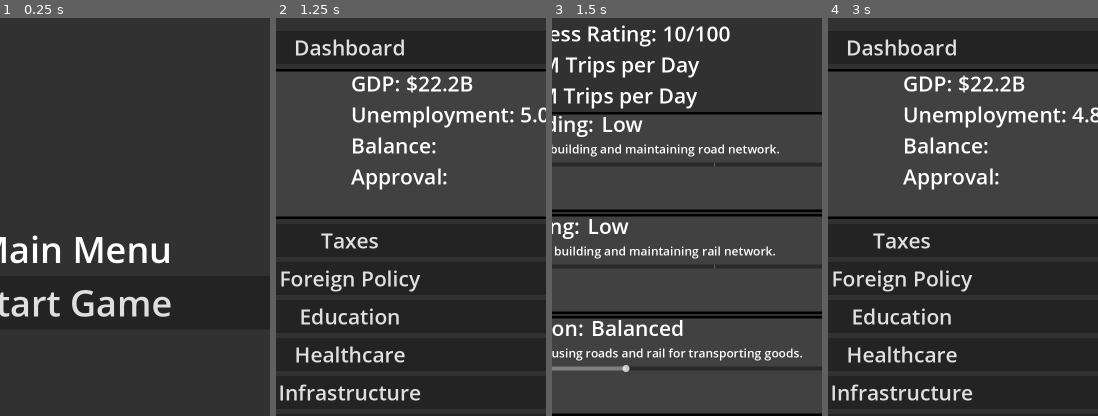
Above: before the commit, frames 1-4 (left to right).
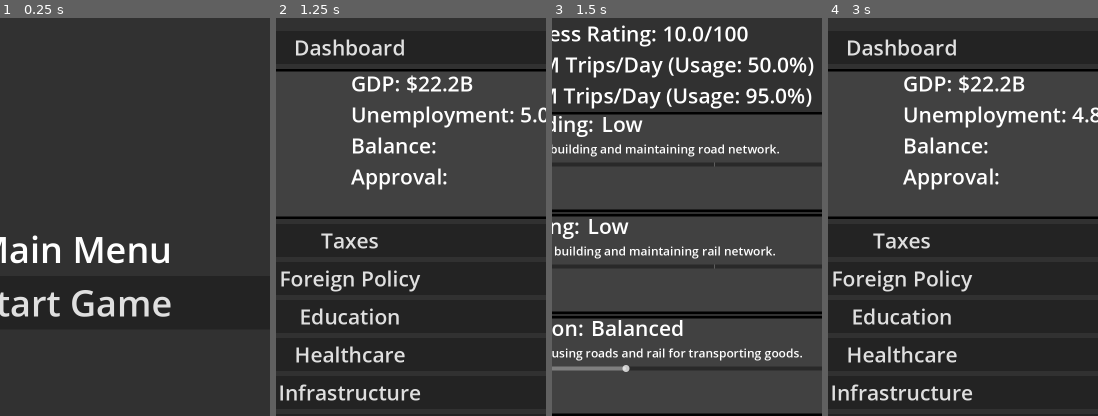
Above: after the commit, the same moments.

Repository: 7dylan7anderson7/Nationstate
Game: Godot game, scene res://scenes/MainMenu.tscn
Same seed, same stepped clock (60 frames per second), same inputs: the game is played once before the commit and once after it.
Inputs:
- Up to frame 1 (0.25 s): no input
- Up to frame 2 (1.25 s): click "Start Game" at 0.5 s
- Up to frame 3 (1.5 s): click "Infrastructure" at 1.25 s
- Up to frame 4 (3 s): click "Set Policy" at 2 s; click "Next Quarter" at 2.75 s
The pictures show only the part of the screen within x 36-86%, y 17-67%; the shares and areas given below are measured in that part.

Frames 1-2 are identical in both runs. In frame 3, 3.6% of the frame differs, in the area x 22-98%, y 2-23%; in frame 4, nothing differs.

Commit message:
Claude generated modifications to InfrastructureSystem and InfrastructureControls

Diff:
--- a/project/scenes/Main.tscn
+++ b/project/scenes/Main.tscn
@@ -10,7 +10,7 @@
 border_width_bottom = 5
 border_color = Color(0, 0, 0, 1)
 
-[node name="Control" type="Control"]
+[node name="Control2" type="Control"]
 layout_mode = 3
 anchors_preset = 15
 anchor_right = 1.0
--- a/project/scripts/InfrastructureControls.gd
+++ b/project/scripts/InfrastructureControls.gd
@@ -22,6 +22,10 @@
 @onready var pt_description_label: Label = $VBoxContainer/PublicTransportPanel/VBoxContainer2/PTDescriptionLabel
 @onready var pt_name_label: Label = $VBoxContainer/PublicTransportPanel/VBoxContainer2/HBoxContainer2/PTNameLabel
 
+#Transport access and urbanization labels
+@onready var transport_access_label: Label = $VBoxContainer/TransportAccessLabel
+@onready var urbanization_label: Label = $VBoxContainer/UrbanizationLabel
+
 #Dictionary for road funding policies
 const RoadPolicies = [
 	{
@@ -108,6 +112,27 @@
 		"description": "Public transportation is funded to extent that infrastructure allows.",
 	}
 ]
+
+#Function for updating all dynamic labels
+func update_all_labels():
+	road_network_label.text = "Road Capacity: %sM Trips/Day (Usage: %s%%)" % [
+		snapped(InfrastructureSystem.road_network, 0.1),
+		snapped(InfrastructureSystem.road_usage, 0.1)
+	]
+	rail_network_label.text = "Rail Capacity: %sM Trips/Day (Usage: %s%%)" % [
+		snapped(InfrastructureSystem.rail_network, 0.1),
+		snapped(InfrastructureSystem.rail_usage, 0.1)
+	]
+	transport_access_label.text = "Transportation Access Rating: %s/100" % [
+		snapped(InfrastructureSystem.transport_access, 0.1)
+	]
+
+	# Add urbanization label if it exists
+	if urbanization_label:
+		urbanization_label.text = "Urbanization: %s%% Urban / %s%% Suburban" % [
+			snapped(InfrastructureSystem.urban_dict["urban"], 0.1),
+			snapped(InfrastructureSystem.urban_dict["suburban"], 0.1)
+		]
 
 #Function for updating road funding policy
 func update_road(value: int):
@@ -118,7 +143,7 @@
 	GameState.road_policy = roadpolicy
 	InfrastructureSystem.road_funding = value
 	road_slider.value = value
-	road_network_label.text = "Road Capacity: %sM Trips per Day" % [snapped(InfrastructureSystem.road_network, 0.1)]
+	update_all_labels()
 
 #Function for updating rail funding policy
 func update_rail(value: int):
@@ -129,7 +154,7 @@
 	GameState.rail_policy = railpolicy
 	InfrastructureSystem.rail_funding = value
 	rail_slider.value = value
-	rail_network_label.text = "Rail Capacity: %sM Trips per Day" % [snapped(InfrastructureSystem.rail_network, 0.1)]
+	update_all_labels()
 
 #Function for updating goods transportation preferrence policy
 func update_goods(value: int):
@@ -161,6 +186,7 @@
 	GameState.pt_policy = ptpolicy
 	InfrastructureSystem.pt_funding = value
 	pt_slider.value = value
+	update_all_labels()
 
 func _on_road_h_slider_value_changed(value: float) -> void:
 	update_road(value)
@@ -180,6 +206,7 @@
 	update_rail(GameState.rail_policy_index)
 	update_goods(GameState.goods_policy_index)
 	update_pt(GameState.pt_policy_index)
+	update_all_labels()
 
 func _on_set_infrastructure_policy_button_pressed() -> void:
 	get_tree().change_scene_to_file("res://scenes/Main.tscn")
--- a/project/scripts/systems/InfrastructureSystem.gd
+++ b/project/scripts/systems/InfrastructureSystem.gd
@@ -17,17 +17,27 @@
 
 #Citizen transportation variables
 var pt_funding: float = 2
+var citizen_walking_trips: float = 0 #Trips citizens make by walking (millions per day)
+var citizen_pt_trips: float = 0 #Trips citizens make via public transit (millions per day)
+var citizen_road_trips: float = 0 #Trips citizens make via personal vehicles on roads (millions per day)
+var citizen_rail_trips: float = 0 #Trips citizens make via rail (millions per day)
+var forced_walking_trips: float = 0 #Trips where citizens are forced to walk due to lack of infrastructure
 
 #Goods transportation variables
 var prefer_balanced: bool = true #Transportation is decided based on availablility
 var prefer_roads: bool = false #Roads are preferred for goods transportation
 var prefer_rail: bool = false #Rail is preferred for goods transportation
+var goods_road_trips: float = 0 #Goods trips via road (millions per day)
+var goods_rail_trips: float = 0 #Goods trips via rail (millions per day)
+
+#Urbanization target for gradual changes
+var urbanization_target: float = 90
 
 #Calculates citizen and goods transportation demand based on wealth and population
 #Demand is stored in millions of trips per day
 func calculate_transport_demand():
 	#Citizen transport demand is equalivalent to 4 trips per day per citizen scaled based on GDP per capita
-	citizen_transport_demand = 4* (EconomySystem.population) * ((EconomySystem.percapita_GDP)/10)
+	citizen_transport_demand = 4 * (EconomySystem.population) * ((EconomySystem.percapita_GDP)/10)
 	#Goods transport demand is equalivalent to 2 goods deliveries per day per citizen scaled based on GDP per capita
 	goods_transport_demand = 2 * (EconomySystem.population) * ((EconomySystem.percapita_GDP)/10)
 
@@ -43,19 +53,15 @@
 			road_network = road_network - (0.05 * (road_network/5)) #Slow infrastructure loss over time scaled to infrastructure size
 		else:
 			road_network = 0
-	elif rail_funding == 2:
+	elif road_funding == 2:
 		road_network = road_network + (0.05 * (EconomySystem.percapita_GDP / 10)) #Develops infrastructure over time scaled to wealth
 	elif road_funding == 3:
 		road_network = road_network + (0.1 * (EconomySystem.percapita_GDP / 10))
 	else:
 		road_network = road_network + (0.15 * (EconomySystem.percapita_GDP / 10))
 
-#Function calculates road trips and road network usage
-func calculate_road_usage():
-	pass
-
 #Function calculates rail network capacity
-#Rail infrastructure is lesss expensive to build and maintain than road infrastrucutre leading to slower decay and faster development
+#Rail infrastructure is less expensive to build and maintain than road infrastructure leading to slower decay and faster development
 func calculate_rail_network():
 	if rail_funding == 0:
 		if rail_network > 0:
@@ -74,31 +80,183 @@
 	else:
 		rail_network = rail_network + (0.3 * (EconomySystem.percapita_GDP / 10))
 
-#Function calculates rail trips and rail network usage
+#Function distributes citizen trips across different transport modes
+func distribute_citizen_trips():
+	var urban_population = EconomySystem.population * (urban_dict["urban"] / 100.0)
+	var suburban_population = EconomySystem.population * (urban_dict["suburban"] / 100.0)
+
+	var urban_trips = 4 * urban_population * ((EconomySystem.percapita_GDP)/10)
+	var suburban_trips = 4 * suburban_population * ((EconomySystem.percapita_GDP)/10)
+
+	# Urban trips distribution
+	var urban_walking = urban_trips * 0.2  # 20% of urban trips are walking by choice
+	var urban_remaining = urban_trips * 0.8
+
+	# Calculate public transit capacity for urban areas
+	var pt_effectiveness = get_pt_effectiveness()
+	var urban_pt_capacity = urban_remaining * pt_effectiveness * 0.8  # Up to 80% can use PT if well funded
+	var urban_pt_trips = min(urban_pt_capacity, urban_remaining)
+	urban_remaining -= urban_pt_trips
+
+	# Remaining urban trips need road infrastructure (cars) - if not available, forced to walk
+	var urban_road_capacity_available = max(0, road_network - goods_road_trips)
+	var urban_road_trips = min(urban_remaining, urban_road_capacity_available)
+	var urban_forced_walking = urban_remaining - urban_road_trips
+
+	# Suburban trips distribution
+	var suburban_walking = suburban_trips * 0.1  # 10% want to walk but can't (unmet demand)
+	var suburban_remaining = suburban_trips * 0.9
+
+	# Public transit for suburban areas (up to 40% if well funded)
+	var suburban_pt_capacity = suburban_remaining * pt_effectiveness * 0.4
+	var suburban_pt_trips = min(suburban_pt_capacity, suburban_remaining)
+	suburban_remaining -= suburban_pt_trips
+
+	# Remaining suburban trips use roads
+	var suburban_road_capacity_available = max(0, road_network - goods_road_trips - urban_road_trips)
+	var suburban_road_trips = min(suburban_remaining, suburban_road_capacity_available)
+	var suburban_forced_walking = suburban_remaining - suburban_road_trips
+
+	# Aggregate totals
+	citizen_walking_trips = urban_walking
+	citizen_pt_trips = urban_pt_trips + suburban_pt_trips
+	citizen_road_trips = urban_road_trips + suburban_road_trips
+	forced_walking_trips = urban_forced_walking + suburban_forced_walking + suburban_walking
+	citizen_rail_trips = 0  # Citizens use rail through PT, not directly
+
+#Function distributes goods trips across road and rail networks
+func distribute_goods_trips():
+	var urban_population_pct = urban_dict["urban"] / 100.0
+	var suburban_population_pct = urban_dict["suburban"] / 100.0
+
+	var urban_goods = goods_transport_demand * urban_population_pct
+	var suburban_goods = goods_transport_demand * suburban_population_pct
+
+	# Natural preferences: urban areas prefer rail, suburban prefers road
+	var natural_rail_demand = urban_goods
+	var natural_road_demand = suburban_goods
+
+	# Apply player preferences (75% shift if preferred)
+	if prefer_rail:
+		# Shift 75% of road demand to rail
+		var shift_amount = natural_road_demand * 0.75
+		natural_rail_demand += shift_amount
+		natural_road_demand -= shift_amount
+	elif prefer_roads:
+		# Shift 75% of rail demand to road
+		var shift_amount = natural_rail_demand * 0.75
+		natural_road_demand += shift_amount
+		natural_rail_demand -= shift_amount
+	# If prefer_balanced, use natural distribution
+
+	# Allocate based on available capacity
+	var available_rail = max(0, rail_network - citizen_pt_trips)  # PT uses rail capacity
+	var available_road = max(0, road_network - citizen_road_trips)
+
+	# Try to meet rail demand first
+	goods_rail_trips = min(natural_rail_demand, available_rail)
+	var rail_overflow = natural_rail_demand - goods_rail_trips
+
+	# Then meet road demand + any rail overflow
+	goods_road_trips = min(natural_road_demand + rail_overflow, available_road)
+
+	# Any unmet goods demand reduces economic efficiency (handled in GDP modifier later)
+
+#Function calculates road and rail network usage percentages
+func calculate_road_usage():
+	var total_road_trips = citizen_road_trips + goods_road_trips
+	if road_network > 0:
+		road_usage = (total_road_trips / road_network) * 100
+	else:
+		road_usage = 0
+
 func calculate_rail_usage():
-	pass
+	var total_rail_trips = citizen_pt_trips + goods_rail_trips
+	if rail_network > 0:
+		rail_usage = (total_rail_trips / rail_network) * 100
+	else:
+		rail_usage = 0
+
+#Helper function to determine public transit effectiveness based on funding
+func get_pt_effectiveness() -> float:
+	match pt_funding:
+		0:  # Minimal - no PT available
+			return 0.0
+		1:  # Low - only essential services
+			return 0.3
+		2:  # Moderate - meets current demand
+			return 0.7
+		3:  # High - above demand
+			return 0.9
+		4:  # Maximum - extensive coverage
+			return 1.0
+	return 0.7  # Default to moderate
 
 #Function adjusts urbanization levels within cities
 #Urbanization is dependent on road network, rail network, and public transportation
 func modify_urbanization():
-	pass
-
-#Function calculates transportation access
-#Takes into account goods and citizen transportation
-func calculate_tranport_access():
-	pass
+	# Calculate infrastructure ratio (rail+PT vs roads)
+	var pt_effectiveness = get_pt_effectiveness()
+	var rail_score = rail_network * (1 + pt_effectiveness)  # PT makes rail more attractive
+	var road_score = road_network
+
+	# Determine target urbanization based on infrastructure
+	if rail_score > road_score:
+		# Rail infrastructure encourages urbanization
+		var rail_advantage = rail_score / (road_score + 0.1)  # Avoid division by zero
+		urbanization_target = 90 + min(5, rail_advantage * 2)  # Max 95%
+		urbanization_target = min(95, urbanization_target)
+	else:
+		# Road infrastructure encourages suburbanization
+		var road_advantage = road_score / (rail_score + 0.1)
+		urbanization_target = 90 - min(50, road_advantage * 10)  # Max suburbanization at 40% urban
+		urbanization_target = max(40, urbanization_target)
+
+	# Gradually shift urbanization toward target (0.25% per quarter = 4 quarters per 1%)
+	var current_urban = urban_dict["urban"]
+	if abs(urbanization_target - current_urban) > 0.1:
+		if urbanization_target > current_urban:
+			urban_dict["urban"] = current_urban + 0.25
+		else:
+			urban_dict["urban"] = current_urban - 0.25
+
+		# Update suburban percentage
+		urban_dict["suburban"] = 100 - urban_dict["urban"]
+
+#Function calculates transportation access rating
+#Transport access is the percentage of citizens who have access to their preferred method of transportation
+func calculate_transport_access():
+	var total_demand = citizen_transport_demand
+
+	# Citizens prefer not to be forced to walk
+	# Calculate successful trips (everything except forced walking)
+	var successful_trips = citizen_walking_trips + citizen_pt_trips + citizen_road_trips
+
+	# Calculate access rating as percentage of demand met properly
+	if total_demand > 0:
+		transport_access = (successful_trips / total_demand) * 100
+	else:
+		transport_access = 100
+
+	# Cap at 100
+	transport_access = min(100, transport_access)
 
 #Function calculates infrastructure affect on GDP
+#Will be implemented later - for now just set to 1 (no effect)
 func calculate_gdp_modifier():
-	pass
+	# TODO: Implement GDP modifier based on transport access
+	# If 60% of demand met, GDP should trend toward 60% of base value
+	infra_gdp_modifier = 1
 
 #Function called every quarter to run the infrastructure system simulation
 func update_infrastructure():
 	calculate_transport_demand()
 	calculate_road_network()
+	calculate_rail_network()
+	distribute_goods_trips()  # Goods first, so we know remaining capacity for citizens
+	distribute_citizen_trips()
 	calculate_road_usage()
-	calculate_rail_network()
 	calculate_rail_usage()
 	modify_urbanization()
-	calculate_tranport_access()
+	calculate_transport_access()
 	calculate_gdp_modifier()
